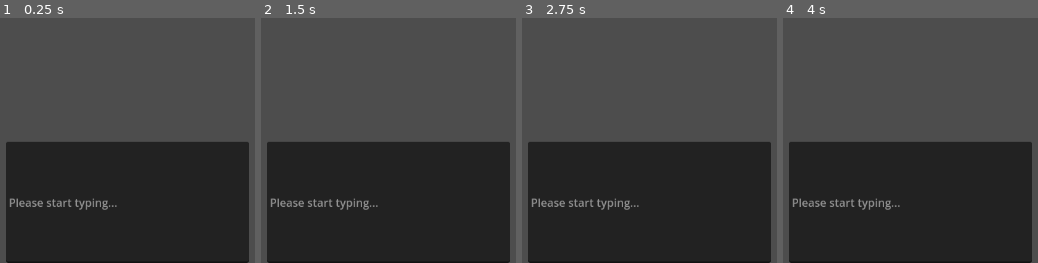
Above: before the commit, frames 1-4 (left to right).
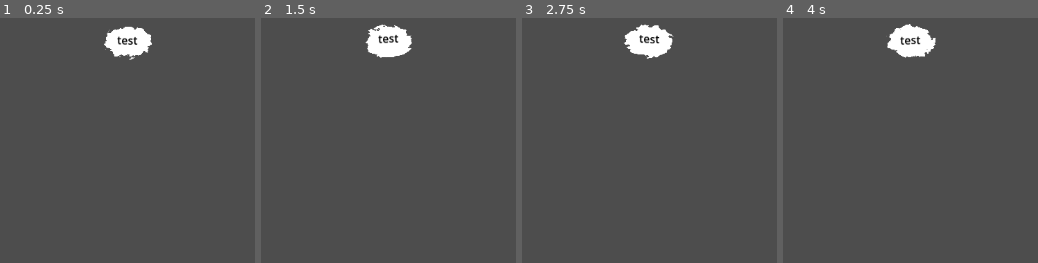
Above: after the commit, the same moments.

Repository: chris-pitre/ITCS-6156-NLP-Project
Game: Godot game, scene res://scenes/text_entry.tscn
The game is run twice, just before and just after one commit, with the same random seed, the same clock (stepped at 60 frames per second) and the same inputs. Before the commit the project starts from res://Scenes/text_entry.tscn.
Inputs:
- Up to frame 1 (0.25 s): no input
- Up to frame 2 (1.5 s): no input
- Up to frame 3 (2.75 s): tap Enter at 2 s
- Up to frame 4 (4 s): no input

The runs differ from the first frame. In frame 1, 48% of the frame differs, in the area x 2-98%, y 3-100%; in frame 2, 49%, in the area x 2-98%, y 2-100%; in frame 3, 49%; in frame 4, 48%.

Commit message:
Added shaders for text entry

Diff:
--- a/Scenes/text_entry.tscn
+++ /dev/null
@@ -1,30 +0,0 @@
-[gd_scene format=3 uid="uid://bf8p1s2uwln3e"]
-
-[node name="TextEntry" type="Control"]
-layout_mode = 3
-anchors_preset = 7
-anchor_left = 0.5
-anchor_top = 1.0
-anchor_right = 0.5
-anchor_bottom = 1.0
-grow_horizontal = 2
-grow_vertical = 0
-size_flags_horizontal = 6
-size_flags_vertical = 3
-
-[node name="PanelContainer" type="PanelContainer" parent="."]
-layout_mode = 1
-anchors_preset = 7
-anchor_left = 0.5
-anchor_top = 1.0
-anchor_right = 0.5
-anchor_bottom = 1.0
-offset_left = -175.0
-offset_top = -175.0
-offset_right = 175.0
-grow_horizontal = 2
-grow_vertical = 0
-
-[node name="LineEdit" type="LineEdit" parent="PanelContainer"]
-layout_mode = 2
-placeholder_text = "Please start typing..."
--- /dev/null
+++ b/assets/shaders/metaballs.gdshader
@@ -0,0 +1,23 @@
+shader_type canvas_item;
+
+uniform sampler2D noiseTexture : repeat_enable;
+uniform float speed : hint_range(0.01,1.0) = 0.1;
+uniform float amplitude : hint_range(0.01,1.0) = 0.2;
+uniform float aliasing = 0.01;
+
+float circle(vec2 center, float radius, vec2 p){
+	return length(p - center) - radius;
+}
+
+void fragment(){
+	vec4 noise;
+	noise = texture(noiseTexture, UV + speed * (TIME)) - 0.5;
+
+	float sdf = circle(vec2(0.5, 0.5), 0.4, UV) + amplitude * noise.x;
+
+	COLOR.rgb = vec3(1.0);
+	if (sdf > 0.0)
+        COLOR = vec4(0.0, 0.0, 0.0, 0.0);
+    else
+		COLOR.a = smoothstep(sdf, sdf + aliasing, 0.0);
+}
--- /dev/null
+++ b/assets/shaders/wavy_text.gdshader
@@ -0,0 +1,9 @@
+shader_type canvas_item;
+
+uniform float height = 3.0;
+uniform float frequency = 3.0;
+uniform float speed = 2.0;
+
+void vertex(){
+	VERTEX.y += height * sin((frequency * UV.x) + (speed * TIME));
+}
--- a/project.godot
+++ b/project.godot
@@ -11,6 +11,6 @@
 [application]
 
 config/name="NLP-Project"
-run/main_scene="res://Scenes/text_entry.tscn"
+run/main_scene="res://scenes/text_entry.tscn"
 config/features=PackedStringArray("4.2", "Forward Plus")
 config/icon="res://icon.svg"
--- /dev/null
+++ b/scenes/text_entry.tscn
@@ -0,0 +1,96 @@
+[gd_scene load_steps=11 format=3 uid="uid://bf8p1s2uwln3e"]
+
+[ext_resource type="Script" path="res://src/limited_text_input.gd" id="1_kuhqh"]
+[ext_resource type="Shader" path="res://assets/shaders/wavy_text.gdshader" id="2_0g88a"]
+[ext_resource type="Shader" path="res://assets/shaders/metaballs.gdshader" id="3_o6jl7"]
+
+[sub_resource type="ShaderMaterial" id="ShaderMaterial_i52st"]
+shader = ExtResource("2_0g88a")
+shader_parameter/height = 2.0
+shader_parameter/frequency = 1.0
+shader_parameter/speed = 2.0
+
+[sub_resource type="Gradient" id="Gradient_lxuwm"]
+
+[sub_resource type="FastNoiseLite" id="FastNoiseLite_m0y86"]
+
+[sub_resource type="NoiseTexture2D" id="NoiseTexture2D_pdyux"]
+seamless = true
+seamless_blend_skirt = 1.0
+color_ramp = SubResource("Gradient_lxuwm")
+noise = SubResource("FastNoiseLite_m0y86")
+
+[sub_resource type="ShaderMaterial" id="ShaderMaterial_dhvux"]
+shader = ExtResource("3_o6jl7")
+shader_parameter/speed = 0.1
+shader_parameter/amplitude = 0.2
+shader_parameter/aliasing = 0.01
+shader_parameter/noiseTexture = SubResource("NoiseTexture2D_pdyux")
+
+[sub_resource type="Gradient" id="Gradient_hy0yf"]
+
+[sub_resource type="GradientTexture2D" id="GradientTexture2D_uyhbi"]
+gradient = SubResource("Gradient_hy0yf")
+fill_from = Vector2(0, 1)
+
+[node name="TextEntry" type="Control"]
+layout_mode = 3
+anchors_preset = 15
+anchor_right = 1.0
+anchor_bottom = 1.0
+grow_horizontal = 2
+grow_vertical = 2
+size_flags_horizontal = 6
+size_flags_vertical = 3
+
+[node name="LineEdit" type="LineEdit" parent="." node_paths=PackedStringArray("text_display")]
+layout_mode = 1
+anchors_preset = 12
+anchor_top = 1.0
+anchor_right = 1.0
+anchor_bottom = 1.0
+offset_top = 2.0
+offset_bottom = 33.0
+grow_horizontal = 2
+grow_vertical = 0
+size_flags_vertical = 4
+placeholder_text = "Please start typing..."
+script = ExtResource("1_kuhqh")
+text_display = NodePath("../Label")
+
+[node name="Label" type="Label" parent="."]
+material = SubResource("ShaderMaterial_i52st")
+layout_mode = 1
+anchors_preset = 8
+anchor_left = 0.5
+anchor_top = 0.5
+anchor_right = 0.5
+anchor_bottom = 0.5
+offset_left = -15.0
+offset_top = -11.5
+offset_right = 15.0
+offset_bottom = 11.5
+grow_horizontal = 2
+grow_vertical = 2
+theme_override_colors/font_color = Color(0, 0, 0, 1)
+text = "test"
+horizontal_alignment = 1
+vertical_alignment = 1
+
+[node name="ColorRect" type="TextureRect" parent="Label"]
+show_behind_parent = true
+material = SubResource("ShaderMaterial_dhvux")
+layout_mode = 1
+anchors_preset = 15
+anchor_right = 1.0
+anchor_bottom = 1.0
+offset_left = -27.0
+offset_top = -13.5
+offset_right = 27.0
+offset_bottom = 20.5
+grow_horizontal = 2
+grow_vertical = 2
+texture = SubResource("GradientTexture2D_uyhbi")
+expand_mode = 3
+
+[connection signal="text_changed" from="LineEdit" to="LineEdit" method="_on_text_changed"]
--- /dev/null
+++ b/src/limited_text_input.gd
@@ -0,0 +1,22 @@
+class_name LimitedTextInput
+extends LineEdit
+
+var allowed_characters = "[A-Za-z0-9.?! ]"
+
+@export var text_display: Label
+
+func _ready():
+	grab_focus()
+
+func _on_text_changed(new_text):
+	var old_caret_position = self.caret_column
+
+	var word = ''
+	var regex = RegEx.new()
+	regex.compile(allowed_characters)
+	for valid_character in regex.search_all(new_text):
+		word += valid_character.get_string()
+	self.set_text(word)
+
+	self.caret_column = old_caret_position
+	text_display.text = self.text
Binary file added: assets/sprites/blob.png
Not shown, added: assets/sprites/blob.png.import
Renamed: Scenes/text_entry.gd -> scenes/text_entry.gd
